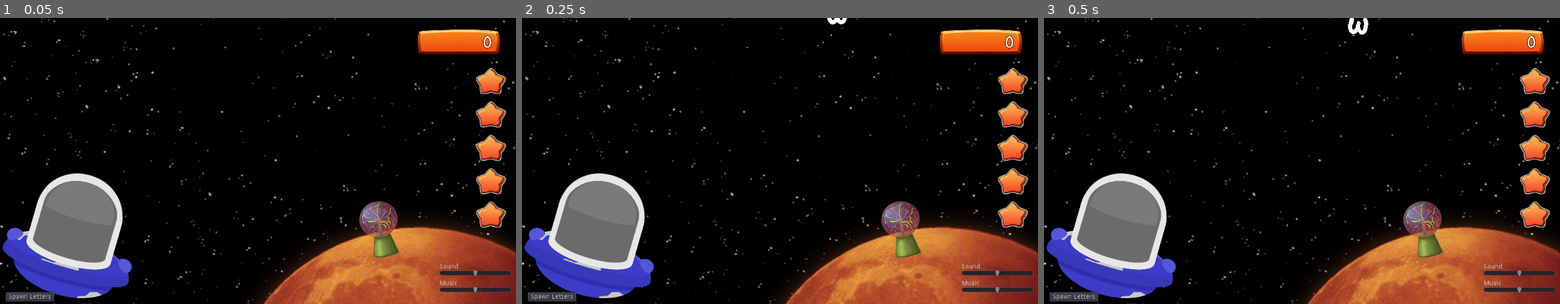
Above: before the commit, frames 1-3 (left to right).
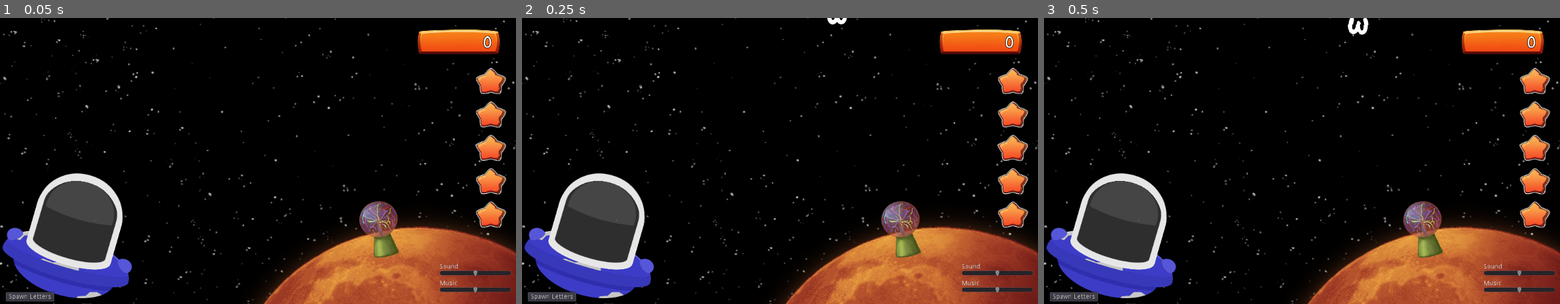
Above: after the commit, the same moments.

Repository: joschi1212/Buchstaben-Ueb-Spiel
Game: Godot game, scene res://main.tscn
Same seed, same stepped clock (60 frames per second), same inputs: the game is played once before the commit and once after it. Video files are missing from this copy of the repository; at most half a second of black plays in their place.
Inputs:
- Up to frame 1 (0.05 s): no input
- Up to frame 2 (0.25 s): no input
- Up to frame 3 (0.5 s): no input

The runs differ from the first frame. In frame 1, 3.6% of the frame differs, in the area x 6-23%, y 56-86%; in frame 2, 3.6%; in frame 3, 3.6%.
Error before the commit: Parse Error: The member "loop" already exists in a parent class. (res://VideoStreamPlayer.gd:5)

Commit message:
Fix black frame on continues playback

Diff:
--- a/godot/VideoStreamPlayer.gd
+++ b/godot/VideoStreamPlayer.gd
@@ -2,20 +2,18 @@
 
 export(Array, VideoStream) var video_files1: Array
 
-var loop : bool = false
+var lastplayed = -1
 
 func _ready():
 	set_process(true)
 	pass
 
 func play_specific(i) ->void:
-	stop()
-	if(i == 0):
-		loop = true
-	stream = video_files1[i]
+	if (lastplayed != i):
+		stream = video_files1[i]
+		lastplayed = i
 	play()
 
 func _process(delta):
-	if(loop):
-		if(!is_playing()):
-			play_specific(0)
+	if(!is_playing()):
+		play_specific(0)
